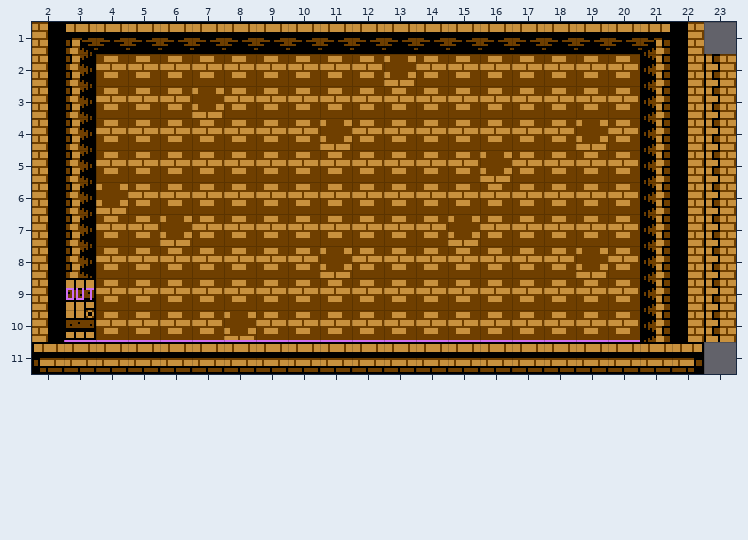
Two states of a Tiled map, maps/bakery.tmx. That is the earlier state.
Cells are 16x16 px. Shown: x 2..23, y 1..11.
After the commit:
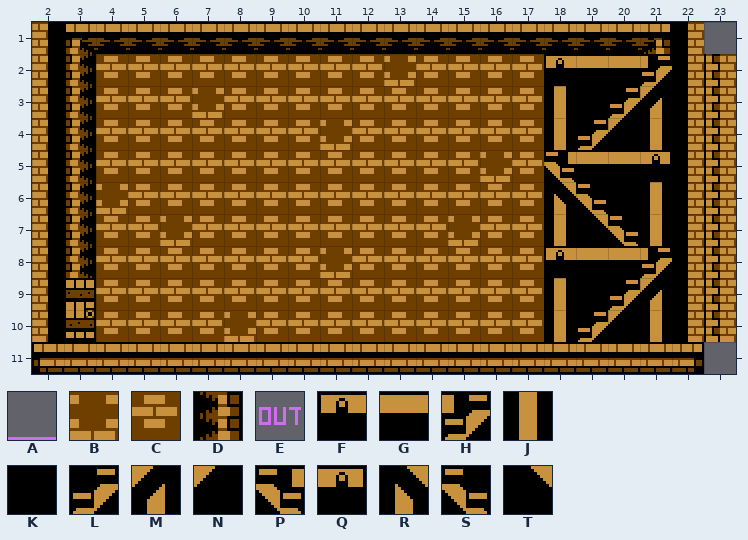
Key: from "vliiage": A 1, B 1234, C 1298, D 2068, E 2114, F 3687, G 3688, H 3690, J 3751, K 3752, L 3753, M 3754, N 3817, P 3879, Q 3882, R 3943, S 3944, T 4008.
_ is an empty cell, . an unchanged one.
From old to new:
--- layer "Tile Layer 1"
@@ x 18..21 @@
- 2 CCCD
- 3 CCCD
- 4 CBCD
- 5 CCCD
- 6 CCCD
- 7 CCCD
- 8 CBCD
- 9 CCCD
-10 CCCD
+ 2 FGGH
+ 3 JKLM
+ 4 JLNJ
+ 5 PGGQ
+ 6 RSKJ
+ 7 JTSJ
+ 8 FGGH
+ 9 JKLM
+10 JLNJ
--- layer "ground" (now hidden)
@@ x 3..20 @@
-10 AAAAAAAAAAAAAAAAAA
+10 __________________
--- layer "doors" (now hidden)
@@ x 3..3 @@
- 9 E
+ 9 _
Boxes around the changes in both pictures, in picture pixels (x1, y1, x2, y2):
changed: (64, 54, 672, 342)
